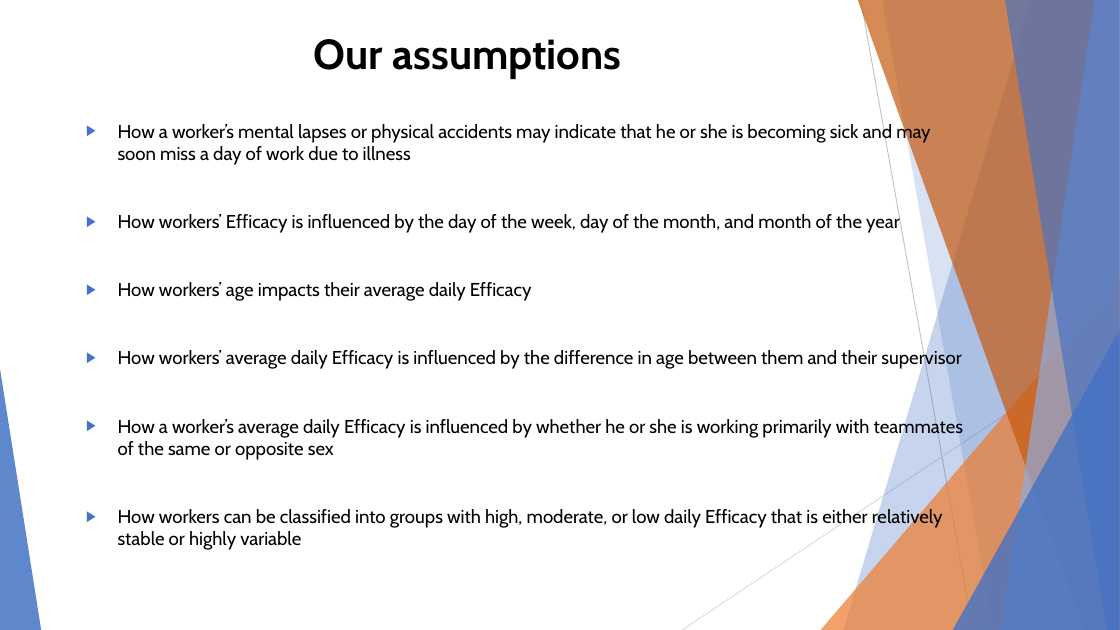
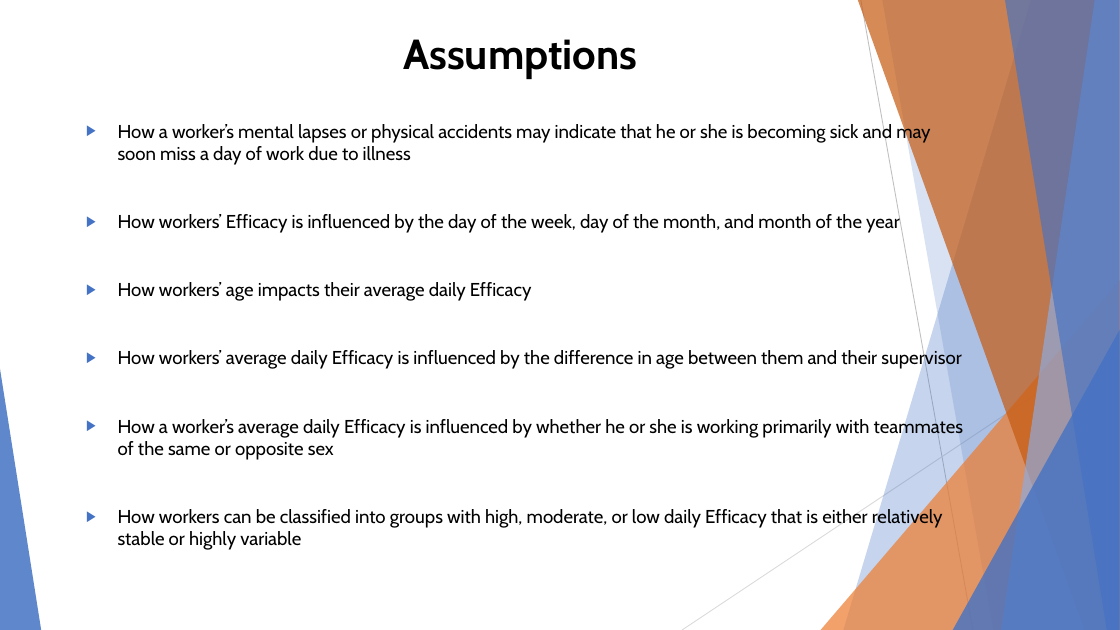
Before and after one commit to BekA-012/ms_kbtu_dv, a slide deck: slide 4 of HW #1/New approach to productivity.pptx. Drawn at 1120x630 pixels with LibreOffice and Linux fonts; fonts in the diff are those of the drawing. Boxes give left, top, right and bottom in pixels: in the first picture for what was removed or moved away, otherwise in the second. Text is boxed around its words. In the diff, an @@ line names an element or a change of style, - is before the commit and + after.

```diff
--- a/HW #1/New approach to productivity.pptx
+++ b/HW #1/New approach to productivity.pptx
@@ title at [403, 39, 637, 79]: text changed @@
-Our assumptions
+Assumptions
```
Also in this commit, not shown: 3 other slides changed.
